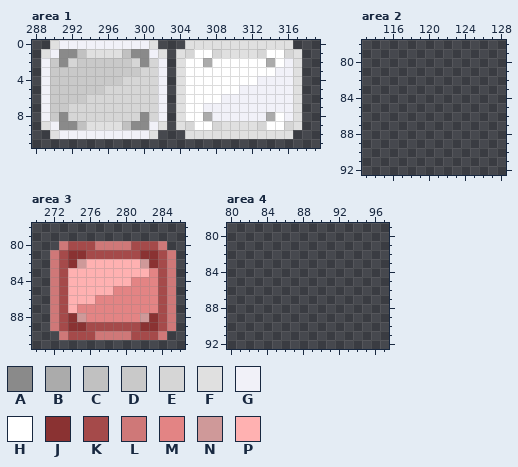
Two states of a pixel-art file, raw_assets/ui.aseprite. Above, as it was before the edit.
400x400 pixels, 1 frame. Colours within 5 levels of each other are drawn and written as one. Shown: area 1: x 288..319, y 0..11; area 2: x 113..128, y 78..92; area 3: x 270..286, y 78..91; area 4: x 80..97, y 79..92. The commit also changed other parts of the picture, which this record leaves out.
Visible layers, top first: "Inventory", "Range slider", "checkbox", "Settings icons", "Log levels", "Input field", "Window", "Button", "Cartridge".
Palette (. is transparent): A #8a8a8a  B #ababab  C #c1c1c1  D #c9c9c9  E #d6d6d6  F #e0e0e0  G #f1f1f8  H #ffffff  J #8a3232  K #a54a4a  L #cf7878  M #e38484  N #cf9999  P #ffb1b1
Pixels before, area 1, first column x 289:
 0 .FGGGGGGGGGGF...FFFFFFFFFFFF.
 1 FGAACFFFFCAAGF.FEHHEFFFFEHHEF
 2 GDAEDDDDDDEAEG.FHHBHHHHHHBHGF
 3 GDDDDDDDDDDEEG.FHHHHHHHHHHGGF
 4 GDDDDDDDDEEEEG.FHHHHHHHHGGGGF
 5 GDDDDDDEEEEEEG.FHHHHHHGGGGGGF
 6 GDDDDEEEEEEEEG.FHHHHGGGGGGGGF
 7 GDDEEEEEEEEEEG.FHHGGGGGGGGGGF
 8 GDAEEEEEEEEAEG.FHHBGGGGGGBHGF
 9 FGAACFFFFCAAGF.FEHHEFFFFEHHEF
10 .FGGGGGGGGGGF...FFFFFFFFFFFF.
Pixels before, area 3, first column x 272:
80 .LKKKLLLLKKKL.
81 LKJJKKKKKKJJKL
82 LKJNPPPPPPNJKL
83 LKPPPPPPPPPMKL
84 LKPPPPPPPMMMKL
85 LKPPPPPMMMMMKL
86 LKPPPMMMMMMMKL
87 LKPMMMMMMMMMKL
88 LKJNMMMMMMNJKL
89 LKJJKKKKKKJJKL
90 .LKKKLLLLKKKL.
After the commit:
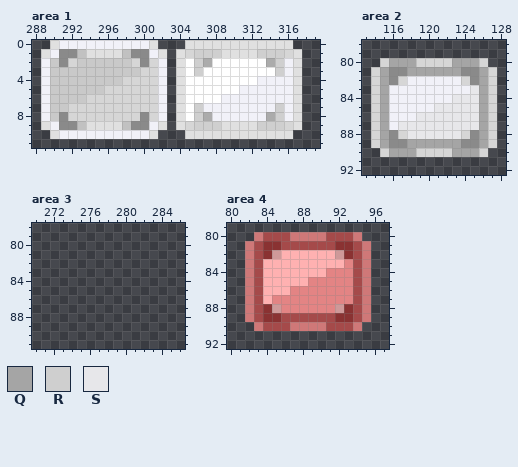
Colours new in this view: Q #a5a5a5  R #cfcfcf  S #e7e7ea
Changes in this commit:
Area 1, layer "Window":
y 1: x 306..308 HHE -> RRR; x 313..315 EHH -> RRR
y 2: x 306 H -> R; x 315 H -> R
y 3: x 306 H -> R; x 315 G -> R
y 7: x 306 H -> R; x 315 G -> R
y 8: x 306 H -> R; x 315 H -> R
y 9: x 306..308 HHE -> RRR; x 313..315 EHH -> RRR
Area 2, layer "Button":
y 80: x 115..126 ............ -> EQQQEEEEQQQE
y 81: x 114..127 .............. -> EQAAQQQQQQAAQE
y 82: x 114..127 .............. -> EQAEGGGGGGEAQE
y 83: x 114..127 .............. -> EQGGGGGGGGGSQE
y 84: x 114..127 .............. -> EQGGGGGGGSSSQE
y 85: x 114..127 .............. -> EQGGGGGSSSSSQE
y 86: x 114..127 .............. -> EQGGGSSSSSSSQE
y 87: x 114..127 .............. -> EQGSSSSSSSSSQE
y 88: x 114..127 .............. -> EQAESSSSSSEAQE
y 89: x 114..127 .............. -> EQAAQQQQQQAAQE
y 90: x 115..126 ............ -> EQQQEEEEQQQE
Area 3, layer "Button":
y 80: x 273..284 LKKKLLLLKKKL -> ............
y 81: x 272..285 LKJJKKKKKKJJKL -> ..............
y 82: x 272..285 LKJNPPPPPPNJKL -> ..............
y 83: x 272..285 LKPPPPPPPPPMKL -> ..............
y 84: x 272..285 LKPPPPPPPMMMKL -> ..............
y 85: x 272..285 LKPPPPPMMMMMKL -> ..............
y 86: x 272..285 LKPPPMMMMMMMKL -> ..............
y 87: x 272..285 LKPMMMMMMMMMKL -> ..............
y 88: x 272..285 LKJNMMMMMMNJKL -> ..............
y 89: x 272..285 LKJJKKKKKKJJKL -> ..............
y 90: x 273..284 LKKKLLLLKKKL -> ............
Area 4, layer "Button":
y 80: x 83..94 ............ -> LKKKLLLLKKKL
y 81: x 82..95 .............. -> LKJJKKKKKKJJKL
y 82: x 82..95 .............. -> LKJNPPPPPPNJKL
y 83: x 82..95 .............. -> LKPPPPPPPPPMKL
y 84: x 82..95 .............. -> LKPPPPPPPMMMKL
y 85: x 82..95 .............. -> LKPPPPPMMMMMKL
y 86: x 82..95 .............. -> LKPPPMMMMMMMKL
y 87: x 82..95 .............. -> LKPMMMMMMMMMKL
y 88: x 82..95 .............. -> LKJNMMMMMMNJKL
y 89: x 82..95 .............. -> LKJJKKKKKKJJKL
y 90: x 83..94 ............ -> LKKKLLLLKKKL
